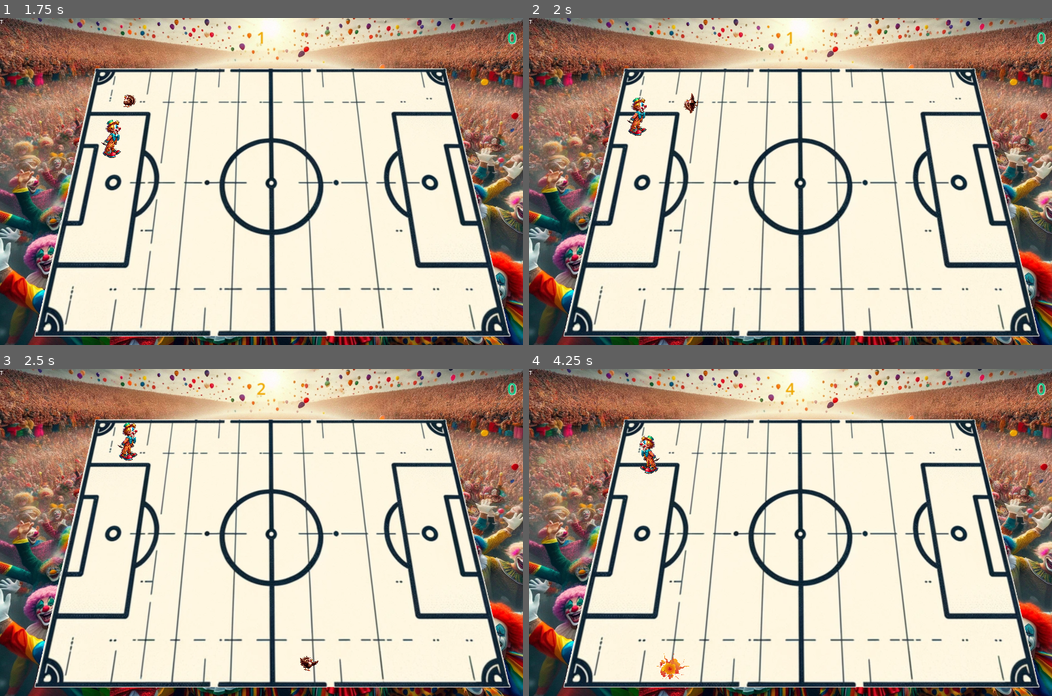
Above: before the commit, frames 1-4 (two rows, left to right).
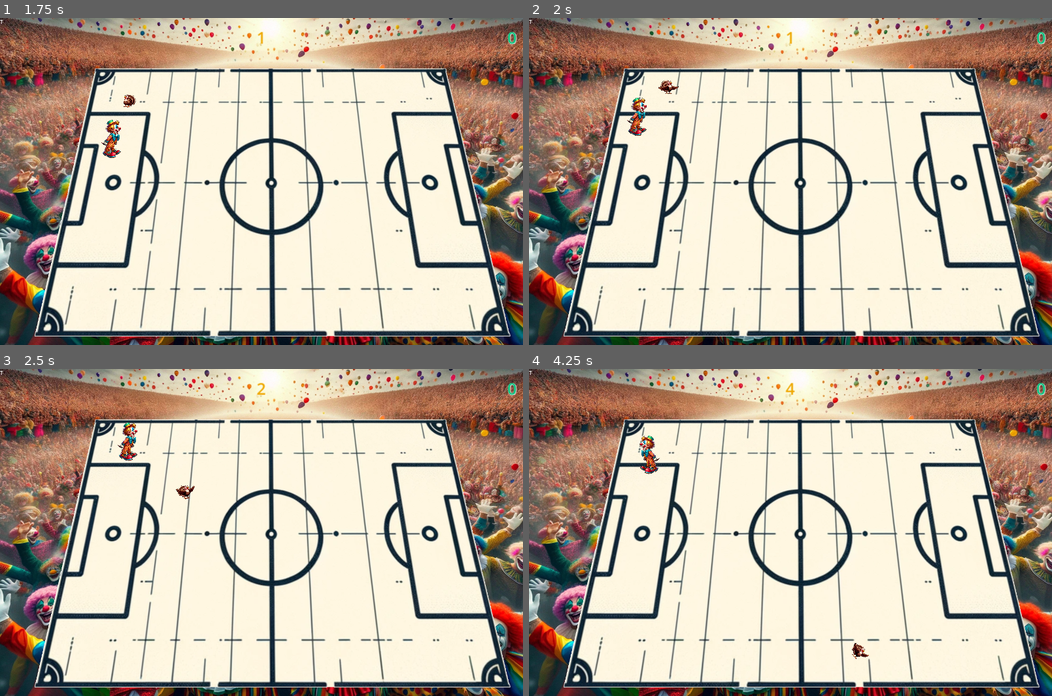
Above: after the commit, the same moments.

Repository: turkey-ball/turkey-ball
Game: Godot game, scene res://Scenes/game.tscn
Two runs of this game, one before a commit and one after it. Both use one fixed random seed, a clock stepped at 60 frames per second and the inputs below.
Inputs:
- Up to frame 1 (1.75 s): click "Single Game" at 0.5 s; hold Up (ui_up) from 1.28 s (still down)
- Up to frame 2 (2 s): keep holding Up (ui_up)
- Up to frame 3 (2.5 s): keep holding Up (ui_up)
- Up to frame 4 (4.25 s): release Up (ui_up) at 2.78 s; hold Left (ui_left) from 2.78 s (still down)

Frame 1 is identical in both runs. In frame 2, 0.2% of the frame differs, in the area x 24-33%, y 19-30%; in frame 3, 0.2%; in frame 4, 0.3%, in the area x 24-65%, y 83-95%.

Commit message:
turkey.gd tidied up and goal sounds

Diff:
--- a/Scenes/arena.tscn
+++ b/Scenes/arena.tscn
@@ -1,9 +1,11 @@
-[gd_scene load_steps=6 format=3 uid="uid://s36l2vrgxmdi"]
+[gd_scene load_steps=8 format=3 uid="uid://s36l2vrgxmdi"]
 
 [ext_resource type="Script" path="res://Scripts/arena.gd" id="1_6hnq8"]
 [ext_resource type="Texture2D" uid="uid://3lja6v4xchsm" path="res://assets/pics/background.png" id="2_84uby"]
 [ext_resource type="AudioStream" uid="uid://88efe6jy8qub" path="res://assets/sounds/background.wav" id="2_d8ia7"]
 [ext_resource type="AudioStream" uid="uid://jnwcsa8beexv" path="res://assets/sounds/background2.wav" id="3_v2gyn"]
+[ext_resource type="AudioStream" uid="uid://cyr1cv0b3d4ul" path="res://assets/sounds/crowd_goal.wav" id="5_hr1t2"]
+[ext_resource type="AudioStream" uid="uid://d2aol2pnfsdx4" path="res://assets/sounds/crowd_goal2.wav" id="6_rjhl0"]
 
 [sub_resource type="RectangleShape2D" id="RectangleShape2D_qhgol"]
 size = Vector2(15.7786, 258.201)
@@ -47,5 +49,11 @@
 skew = -0.235619
 shape = SubResource("RectangleShape2D_qhgol")
 
+[node name="goal2" type="AudioStreamPlayer2D" parent="."]
+stream = ExtResource("6_rjhl0")
+
+[node name="goal" type="AudioStreamPlayer2D" parent="."]
+stream = ExtResource("5_hr1t2")
+
 [connection signal="body_entered" from="GoalL" to="." method="_on_goal_l_body_entered"]
 [connection signal="body_entered" from="GoalR" to="." method="_on_goal_r_body_entered"]
--- a/Scripts/arena.gd
+++ b/Scripts/arena.gd
@@ -11,7 +11,11 @@
 func _on_goal_r_body_entered(body:Node2D):
 	if body.name == "Turkey" || body.name.contains("Turkey") || "Turkey" in body.name:
 		goal_hit.emit("right")
+		$goal2.play()
+		body.goal()
 
 func _on_goal_l_body_entered(body:Node2D):
 	if body.name == "Turkey" || body.name.contains("Turkey") || "Turkey" in body.name:
 		goal_hit.emit("left")
+		$goal.play()
+		body.goal()
--- a/Scripts/game.gd
+++ b/Scripts/game.gd
@@ -32,7 +32,7 @@
 		$Ui.score_l += 1
 	elif side == 'right':
 		$Ui.score_r += 1
-	$Arena/Turkey.explode()
+
 
 ### Multiplayer Logik ###
 var peer = ENetMultiplayerPeer.new()
--- a/Scripts/turkey.gd
+++ b/Scripts/turkey.gd
@@ -1,14 +1,13 @@
 extends RigidBody2D
 
-const TURKEY_SPEED = 15
+const TURKEY_SPEED = 4
 
 var status = 0
 var idle_time = 0
-var moving = true
 const TURKEY_WEIGHT = 1
 var rnd = RandomNumberGenerator.new()
-var rnd_nmb1 = rnd.randf_range(-1.0, 1.0)
-var rnd_nmb2 = rnd.randf_range(-1.0, 1.0)
+var rnd_nmb1
+var rnd_nmb2
 var turkeyStartPosition = Vector2(800,500)
 # 0: idle
 # 1: move random
@@ -21,84 +20,60 @@
 	position.y = screen_size.y / 2
 	name = "Turkey"
 	$gubbelgubbel.play()
-	pass
+	status = 0
+	rotation = 0
+	idle_time = 0
+	linear_velocity = Vector2(0,0)
+
 
 func _process(_delta):
-	apply_torque(rotation_degrees*-0.5)
-	var slow = 60
+	apply_torque(rotation_degrees*-0.8)
 
 	if linear_velocity[0] >0 :
 		$animation.flip_h = true
 	if linear_velocity[0] <0 :
 		$animation.flip_h = false
-	if abs(linear_velocity[0]) < slow and abs(linear_velocity[1]) < slow:
-		moving = false
 
-	if $animation.animation == "explosion":
-		return
-	if status == 0:
+	if status == 0: # idle
 		$animation.play("idle")
 		idle_time += 1
-		if idle_time > 200:
+		if idle_time > 300:
 			rnd_nmb1 = rnd.randf_range(-1.0, 1.0)*0.3
 			rnd_nmb2 = rnd.randf_range(-1.0, 1.0)*0.3
 			status = 1
-	elif status == 1:
-		moving = true
+	elif status == 1: # idle 2
 		$animation.play("walk")
 		apply_impulse(Vector2(rnd_nmb1,rnd_nmb2))
-	elif status == 2:
+	elif status == 2: # scared walking
 		$animation.play("walk")
 		apply_impulse(Vector2(rnd_nmb1,rnd_nmb2))
-	elif status == 3:
-		moving = true
+	elif status == 3: # kicked
 		$animation.play("wingflap", 1.5) # je nach härte des kicks anpassbar
+	elif status == 4: # goal explosion
+		$animation.play("explosion")
 
-func explode():
-	$animation.play("explosion")
+func goal():
 	$scream2.play()
+	status = 4
 
 # IT'S A FEATURE
 @export var haveChaosMode = false
 
 func _on_area_2d_body_entered(body:Node2D):
-	print(body)
 	if body.name == "Player" \
 	|| body.get_class() == "CharacterBody2D" \
 	|| (typeof("CharacterBody2D") && haveChaosMode):
-		linear_velocity = Vector2(0,0)
 		var new_direction = position - body.position
 		linear_velocity = new_direction
+		inertia = TURKEY_WEIGHT
 		apply_impulse(new_direction * TURKEY_SPEED)
-		inertia = TURKEY_WEIGHT
 		$scream1.play()
 		status = 3
-		pass
-
 
 func _on_animation_animation_finished():
 	if $animation.animation == "explosion":
-		position = turkeyStartPosition
-		$animation.play("idle")
-		status = 0
-		linear_velocity = Vector2(0,0)
-		angular_velocity = 0.0
-		$gubbelgubbel.play()
-
-
-func _on_player_kick_turkey(pos):
-	linear_velocity = Vector2(0,0)
-	var new_direction = position - pos
-	linear_velocity = new_direction
-	apply_impulse(new_direction * 3)
-	inertia = TURKEY_WEIGHT
-	$scream1.play()
-	status = 3
-
-
+		_ready()
 
 func _on_player_scare_collision_child_entered_tree(_node):
 	print("scared")
 	status = 2
-	rnd_nmb1 = rnd.randf_range(-1.0, 1.0)*0.1
-	rnd_nmb2 = rnd.randf_range(-1.0, 1.0)*0.1
Not shown: 1 places in Scenes/Menu.tscn that only renumber resources
Not shown: 1 places in Scenes/turkey_k.tscn that only renumber resources
